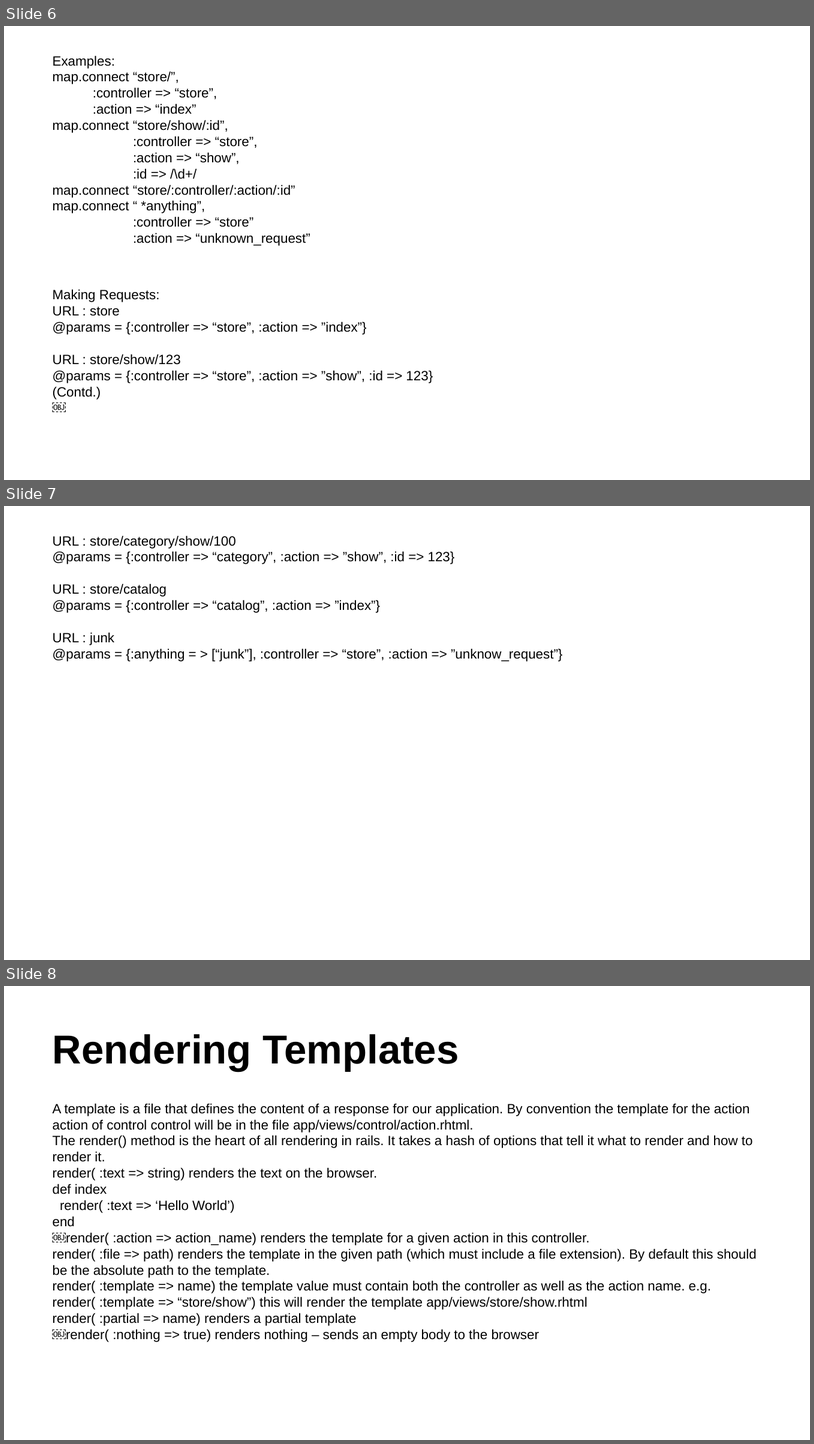
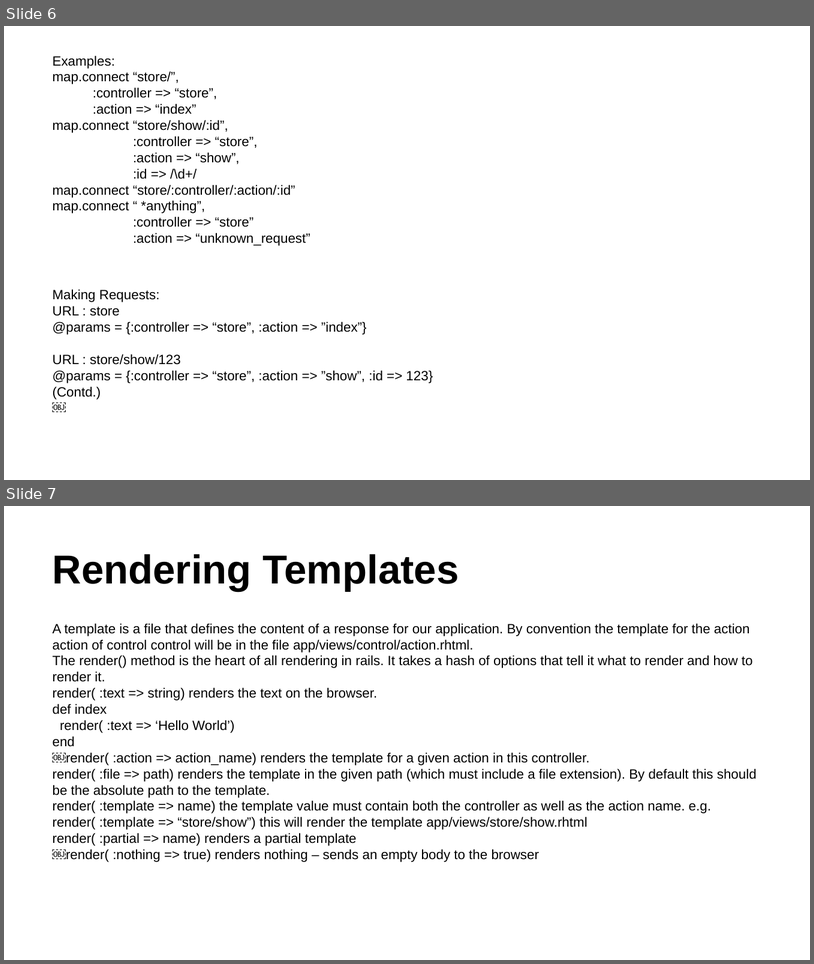
Before and after one commit to rubypool/rails-training-material, a slide deck: Ruby On Rails Deck - Controller.pptx. Shown one above the other, each under a label of ours: slides 6, 7 and 8 before the commit, slides 6 and 7 after it. The pictures are 814x1444 and 814x964 pixels, drawn with LibreOffice and Linux fonts; fonts in the diff are those of the drawing. Boxes give left, top, right and bottom in pixels: in the first picture for what was removed or moved away, otherwise in the second. Text is boxed around its words. In the diff, an @@ line names an element or a change of style, - is before the commit and + after.

Commit message:
Update deck for controllers

```diff
--- a/Ruby On Rails Deck - Controller.pptx
+++ b/Ruby On Rails Deck - Controller.pptx
@@ slide 7 removed at [4, 506, 810, 960], background #FFFFFF @@
@@ text removed at [53, 535, 563, 661] @@
-URL : store/category/show/100
-@params = {:controller => “category”, :action => ”show”, :id => 123}
-URL : store/catalog
-@params = {:controller => “catalog”, :action => ”index”}
-URL : junk
-@params = {:anything = > [“junk”], :controller => “store”, :action => ”unknow_request”}
@@ what was slide 8 is now slide 7 @@
```
Also in this commit, not shown: 2 slides changed, 3 other slides removed.
